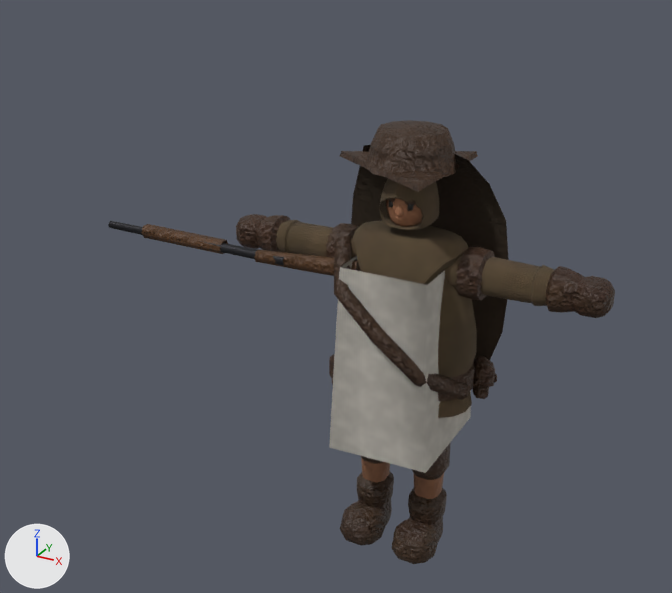
An edit to the glTF model csharp/Unciv.Godot/Packs/units/models/unit/Musketeer.glb, drawn before and after from the same camera.
Camera for both pictures: a camera (50 mm lens) standing at (0.626, -1.404, 1.183) and looking at (-0.115, -0.056, 0.51). Lighting does not change. The marker at lower left points along +X, +Y and +Z. The older version comes first. Vertices at exactly the same position are counted once.

Objects in the first picture: 'Musket', 'Rogue_Cape', 'Warrior'.
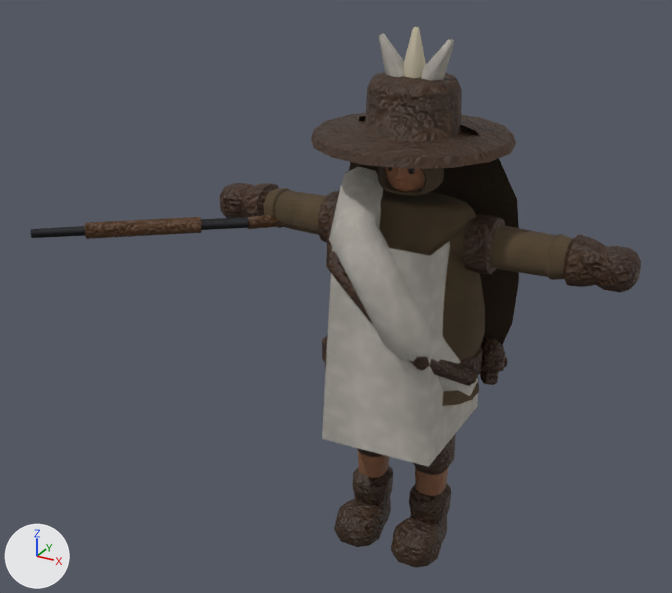
Where the change shows, as pixel boxes [x1, y1, x2, y2] in the pictures (672 x 593 px; the box of a moved part takes in the faces that stretch with it):
'Warrior', reshaped, moved, rescaled (11% wider, 22% taller)
    before: [236, 120, 615, 564]
    after: [220, 27, 641, 568]
'Rogue_Cape', moved, rescaled (8% wider, 6% taller)
    before: [351, 145, 509, 360]
    after: [349, 116, 519, 345]
'Musket', reshaped, moved, rescaled
    before: [108, 221, 360, 276]
    after: [31, 215, 283, 239]
part 1 of me_mesh_skinned, added
    after: [329, 167, 478, 396]
part 2 of me_mesh_skinned, added
    after: [379, 34, 405, 77]
part 3 of me_mesh_skinned, added (beige)
    after: [403, 27, 426, 78]
part 4 of me_mesh_skinned, added
    after: [421, 39, 454, 81]
part 5 of me_mesh_skinned, built on
    before: [340, 120, 478, 192]
    after: [314, 72, 516, 169]
part 6 of me_mesh_skinned, surface changed
    before: [392, 146, 457, 178]
    after: [311, 131, 334, 148]
part 7 of me_mesh_musket, moved or reshaped
    before: [108, 221, 284, 266]
    after: [31, 217, 280, 238]
part 8 of me_mesh_musket, moved or reshaped
    before: [141, 224, 228, 254]
    after: [85, 217, 202, 239]
part 9 of me_mesh_musket, moved or reshaped
    before: [254, 249, 360, 276]
    after: [248, 215, 283, 229]

The change, as a diff of the scene's bpy script:
```diff
--- a/csharp/Unciv.Godot/Packs/units/models/unit/Musketeer.glb.py
+++ b/csharp/Unciv.Godot/Packs/units/models/unit/Musketeer.glb.py
@@ mat_bone @@
+mat_bone = bpy.data.materials.new('Bone')
+mat_bone.use_nodes = True; mat_bone.node_tree.nodes.clear()
+_N = mat_bone.node_tree.nodes; _L = mat_bone.node_tree.links
+n0 = _N.new('ShaderNodeBsdfPrincipled'); n0.name = 'Principled BSDF'
+n0.inputs[2].default_value = 0.8  # 'Roughness'
+n1 = _N.new('ShaderNodeOutputMaterial'); n1.name = 'Material Output'
+n2 = _N.new('ShaderNodeVertexColor'); n2.name = 'Color Attribute'
+_L.new(n0.outputs[0], n1.inputs[0])  # 'BSDF' to 'Surface'
+_L.new(n2.outputs[0], n0.inputs[0])  # 'Color' to 'Base Color'
@@ me_mesh_skinned @@
 # used by ob_warrior; location = (0.0, 0.0, -0.01); scale = (0.39, 0.39, 0.39)
-me_mesh_skinned.from_pydata(...)  # 2307 vertices, 4289 faces; spans x -0.92..0.92, y -0.33..0.3, z 0.02..2.13
+me_mesh_skinned.from_pydata(...)  # 2422 vertices, 4507 faces; spans x -0.92..0.92, y -0.4..0.4, z 0.02..2.32
+# me_mesh_skinned part 1: a new loose piece of 34 vertices spanning x -0.3..0.33, y -0.39..0.07, z 0.82..1.76, in mat_teamcolor
+# me_mesh_skinned part 2: a new loose piece of 17 vertices spanning x -0.15..-0.01, y -0.05..0.04, z 2.02..2.29, in mat_teamcolor
+# me_mesh_skinned part 3: a new loose piece of 17 vertices spanning x -0.04..0.05, y -0.05..0.04, z 2.02..2.32, in mat_bone
+# me_mesh_skinned part 4: a new loose piece of 17 vertices spanning x 0.01..0.15, y -0.05..0.04, z 2.01..2.29, in mat_teamcolor
+# me_mesh_skinned part 5
+# 31 vertices are removed from x -0.36..0.19, y -0.31..0.3, z 1.95..2.13
+# 81 faces are deleted
+# 21 vertices move from x -0.18..0.2, y -0.32..0.2, z 1.95..2.11 to x -0.4..0.37, y -0.4..0.4, z 1.89..1.94
+# 56 vertices are added at x -0.19..0.4, y -0.39..0.28, z 1.89..2.14
+# 5 new vertices lie (0.0, 0.0, 0.16) away from vertices in x -0.17..0.17, y -0.07..0.18, z 1.94
+# 145 new faces join them, mat_leather
+# me_mesh_skinned part 6: 15 kept faces spanning x -0.4..0.15, y -0.36..0.4, z 1.89..1.93 get new texture (UV) coordinates
 me_mesh_skinned.materials.append(mat_wool)
@@ me_mesh_skinned @@
 me_mesh_skinned.materials.append(mat_teamcolor)
+me_mesh_skinned.materials.append(mat_bone)
@@ me_mesh_musket @@
 # used by ob_musket; location = (-0.289, -0.049, 0.567); rotation_euler = (1.571, 1.571, 0.0), in degrees (90, 90, 0); scale = (0.39, 0.39, 0.39)
-me_mesh_musket.from_pydata(...)  # 60 vertices, 108 faces; spans x -0.043..0.043, y -0.85..0.556, z -0.035..0.098
+me_mesh_musket.from_pydata(...)  # 60 vertices, 108 faces; spans x -0.036..0.036, y -0.682..0.428, z -0.355..0.599
+# me_mesh_musket part 7: the loose piece of 26 vertices spanning x -0.026..0.026, y -0.85..0.2, z 0.034..0.086 is multiplied about its middle by the matrix ((0.0, 0.0, 1.0), (-0.616, 0.788, 0.0), (-0.788, -0.616, 0.0)), then moved by (0.0, 0.069, 0.2)
+# me_mesh_musket part 8: the loose piece of 14 vertices spanning x -0.031..0.031, y -0.63..-0.15, z 0.014..0.086 is multiplied about its middle by the matrix ((0.0, 0.0, 1.0), (-0.616, 0.788, 0.0), (-0.788, -0.616, 0.0)), then moved by (0.0, 0.083, 0.25)
+# me_mesh_musket part 9: 20 of 60 vertices moved; they spanned x -0.043..0.043, y 0.047..0.556, z -0.035..0.098 and now span x -0.035..0.035, y 0.027..0.428, z -0.355..0.056; mean shift (0.0, -0.078, -0.18); largest move (0.043, 0.553, 0.017) -> (0.018, 0.365, -0.355)
 me_mesh_musket.materials.append(mat_iron)
@@ ob_warrior @@
 ob_warrior = bpy.data.objects.new('Warrior', me_mesh_skinned)
-ob_warrior.location = (0.0, 0.0, -0.01)
-ob_warrior.scale = (0.39, 0.39, 0.39)
+ob_warrior.location = (0.0, 0.0, -0.011)
+ob_warrior.scale = (0.427, 0.427, 0.427)
@@ ob_musket @@
 ob_musket = bpy.data.objects.new('Musket', me_mesh_musket)
-ob_musket.location = (-0.289, -0.049, 0.567)
+ob_musket.location = (-0.316, -0.045, 0.62)
 ob_musket.rotation_euler = (1.571, 1.571, 0.0)  # degrees (90, 90, 0)
-ob_musket.scale = (0.39, 0.39, 0.39)
+ob_musket.scale = (0.427, 0.427, 0.427)
@@ ob_rogue_cape @@
 ob_rogue_cape = bpy.data.objects.new('Rogue_Cape', me_mesh_rogue_cape)
-ob_rogue_cape.location = (0.0, 0.0, 0.779)
-ob_rogue_cape.scale = (0.331, 0.214, 0.39)
+ob_rogue_cape.location = (0.0, 0.0, 0.829)
+ob_rogue_cape.scale = (0.363, 0.235, 0.427)
```
